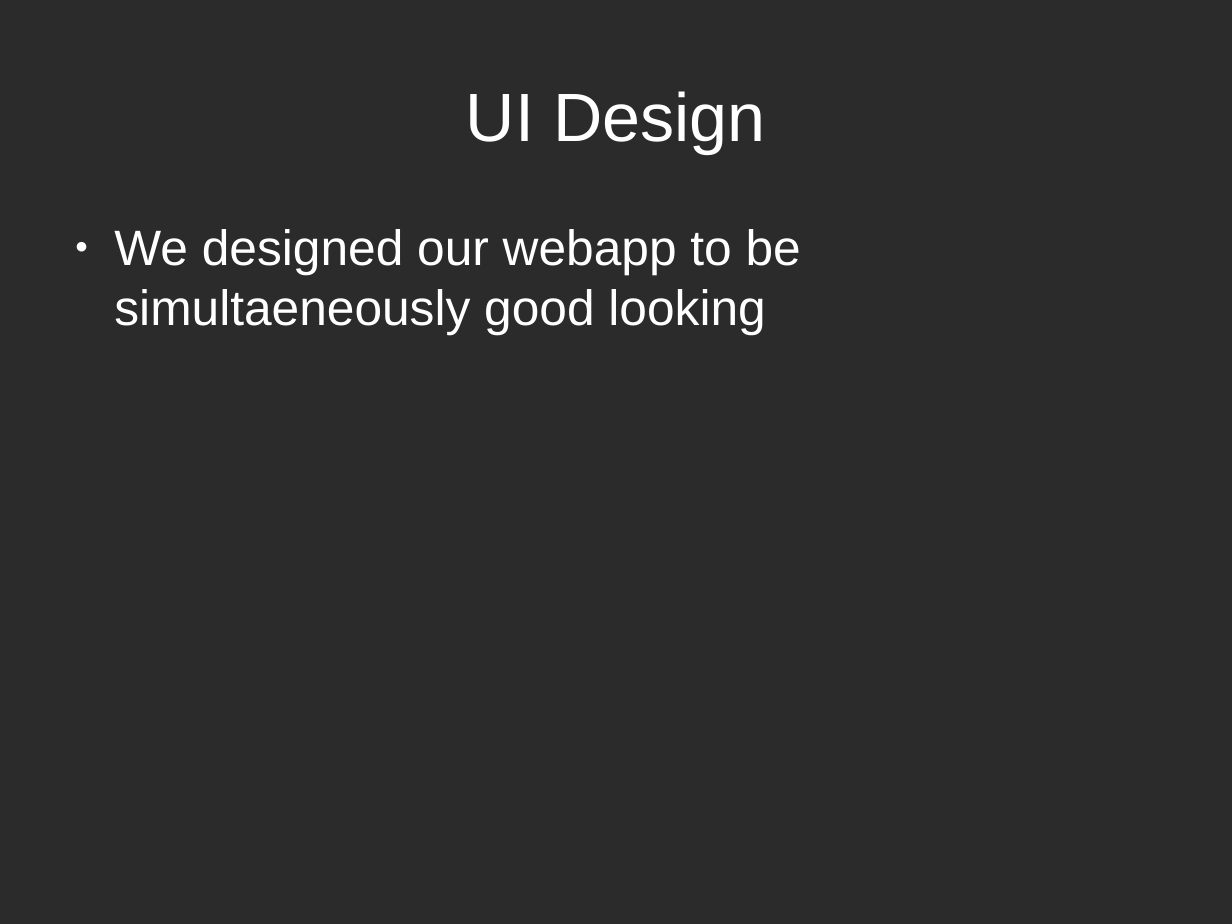
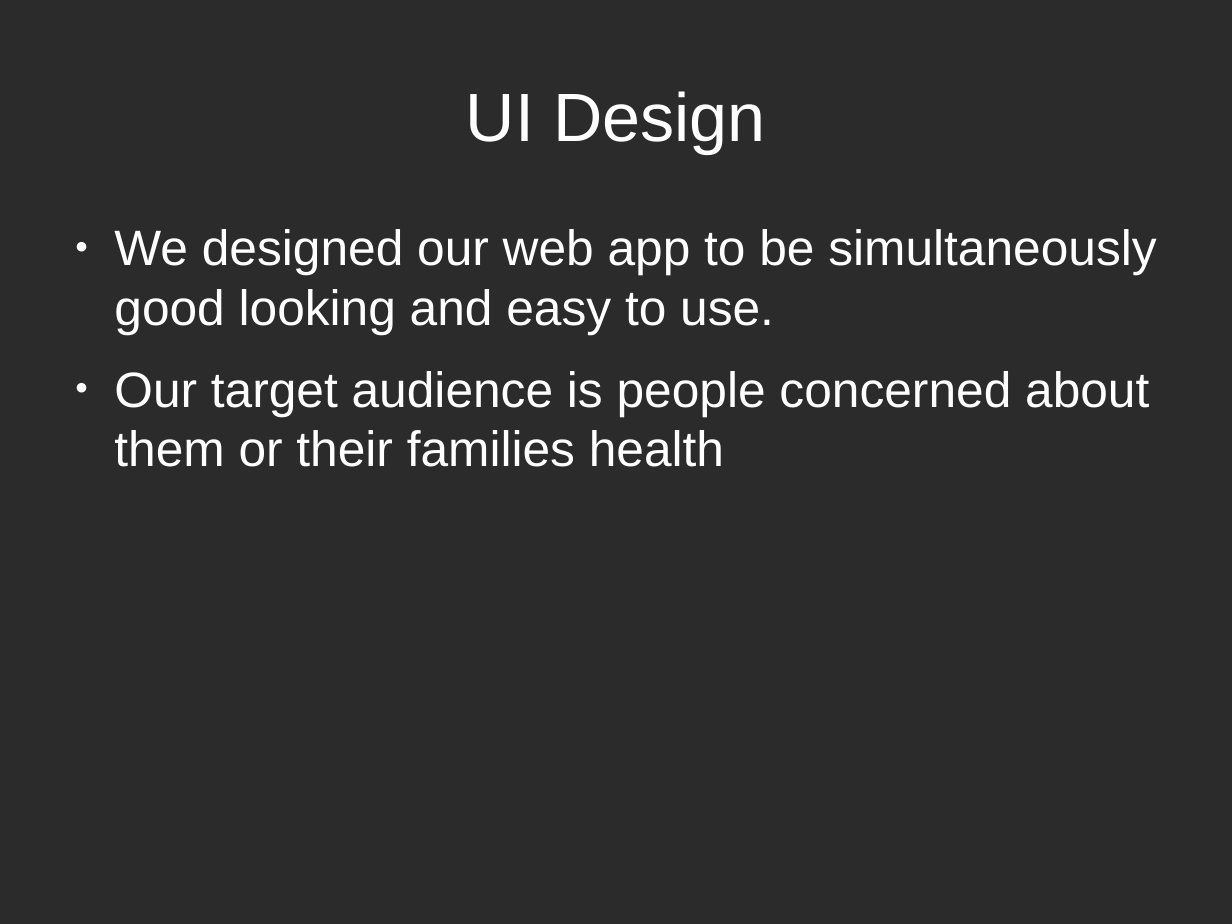
Before and after one commit to kamicavi/WeHaveIdea-Presentation, a slide deck: slide 5 of presentation.odp (slide 4 before the commit). Drawn at 1232x924 pixels with LibreOffice and Linux fonts; fonts in the diff are those of the drawing; background and template pictures are left out; a plain dark background stands for a picture behind light text. Boxes give left, top, right and bottom in pixels: in the first picture for what was removed or moved away, otherwise in the second. Text is boxed around its words. In the diff, an @@ line names an element or a change of style, - is before the commit and + after.

```diff
--- a/presentation.odp
+++ b/presentation.odp
@@ text at <box>114,229,1156,467</box>: text changed @@
-● We designed our webapp to be simultaeneously good looking
+● We designed our web app to be simultaneously good looking and easy to use.
+● Our target audience is people concerned about them or their families health
```
Also in this commit, not shown: 3 slides added, 1 other file.
